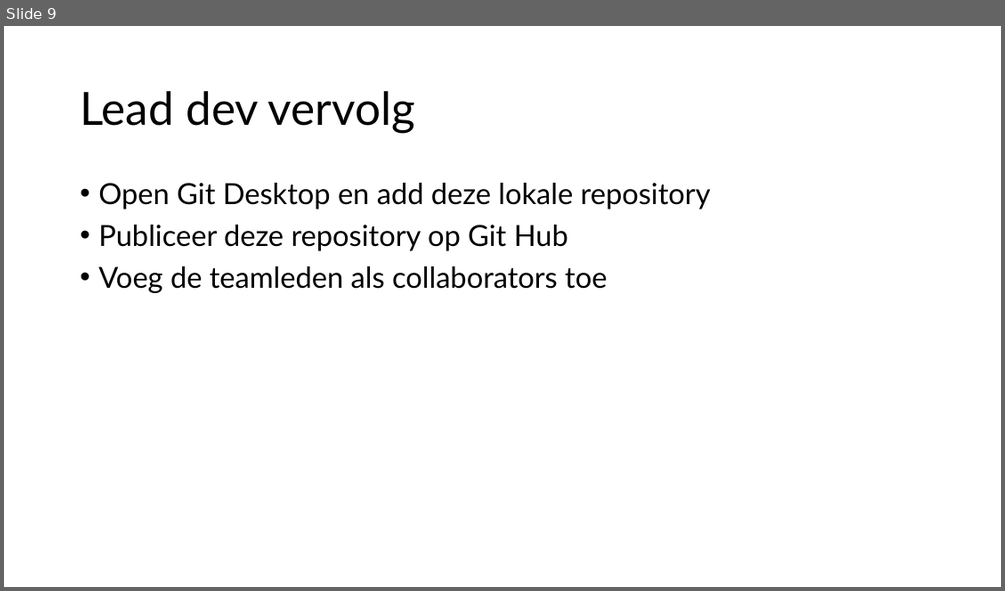
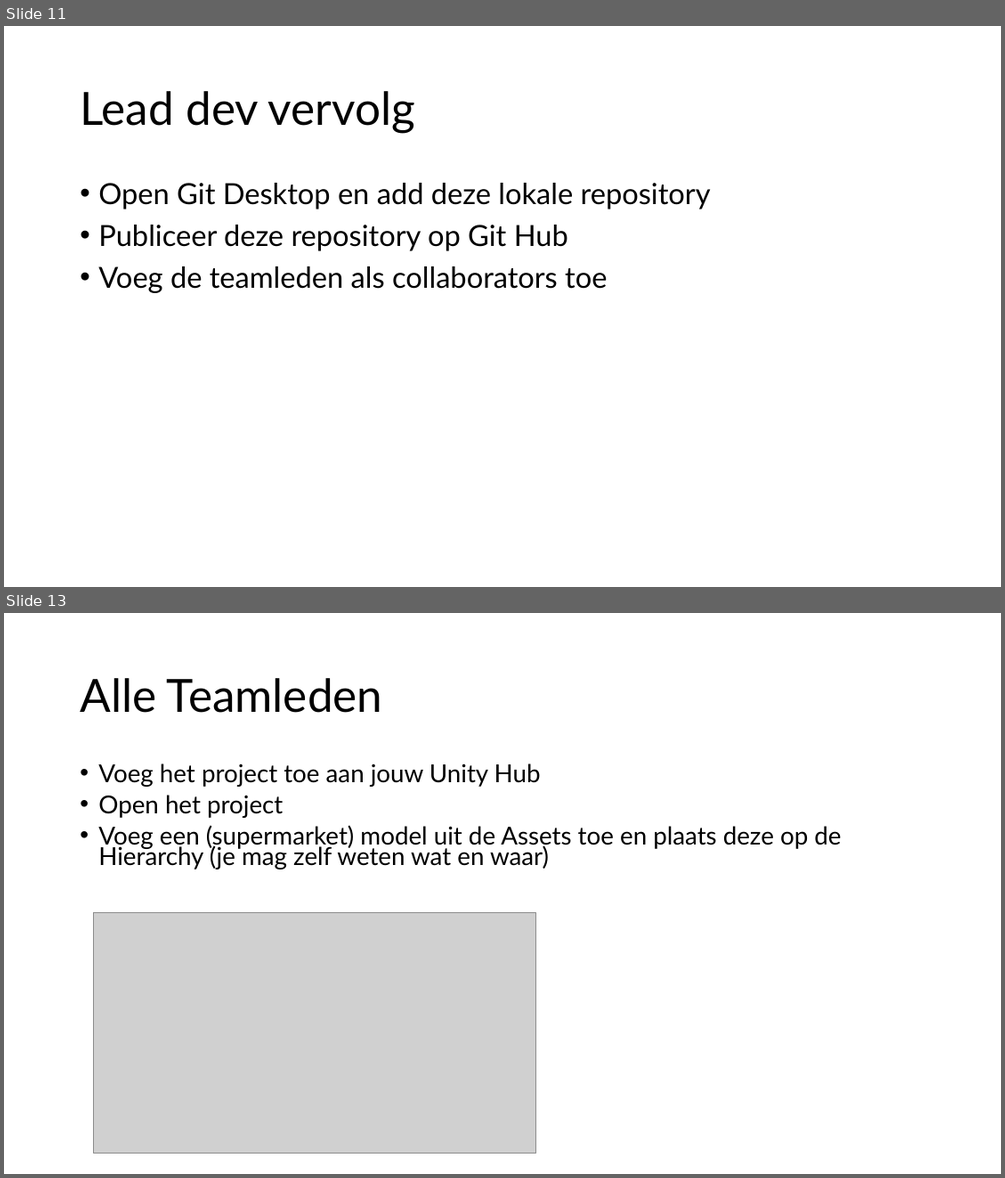
Before and after one commit to djsjollema/lessen-gamedevelopment, a slide deck: M2/Skill/3-Git and Unity/3-Git en Unity.pptx. Shown one above the other, each under a label of ours: slide 9 before the commit, slides 11 and 13 after it; the slides between them are not shown. The pictures are 1005x591 and 1005x1178 pixels, drawn with LibreOffice and Linux fonts; fonts in the diff are those of the drawing; grey boxes stand for pictures. Boxes give left, top, right and bottom in pixels: in the first picture for what was removed or moved away, otherwise in the second. Text is boxed around its words. In the diff, an @@ line names an element or a change of style, - is before the commit and + after.

```diff
--- a/M2/Skill/3-Git and Unity/3-Git en Unity.pptx
+++ b/M2/Skill/3-Git and Unity/3-Git en Unity.pptx
@@ slide 13 added at <box>4,613,1001,1174</box>, background #FFFFFF @@
@@ title added at <box>80,678,383,713</box>, 44 pt, text #000000 @@
+Alle Teamleden
@@ text added at <box>98,763,841,869</box>, 23.8 pt, text #000000 @@
+• Voeg het project toe aan jouw Unity Hub
+• Open het project
+• Voeg een (supermarket) model uit de Assets toe en plaats deze op de Hierarchy (je mag zelf weten wat en waar)
@@ picture added at <box>94,913,535,1153</box> @@
@@ what was slide 9 is now slide 11 @@
```
Also in this commit, not shown: 1 slide changed, 5 other slides added.
